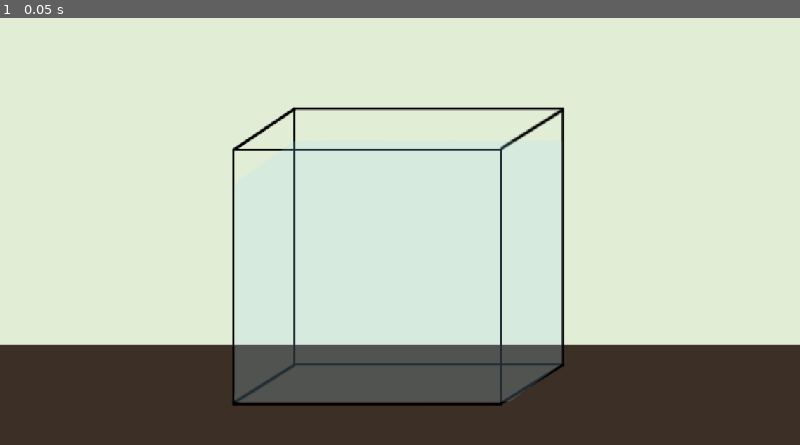
Above: before the commit, frame 1.
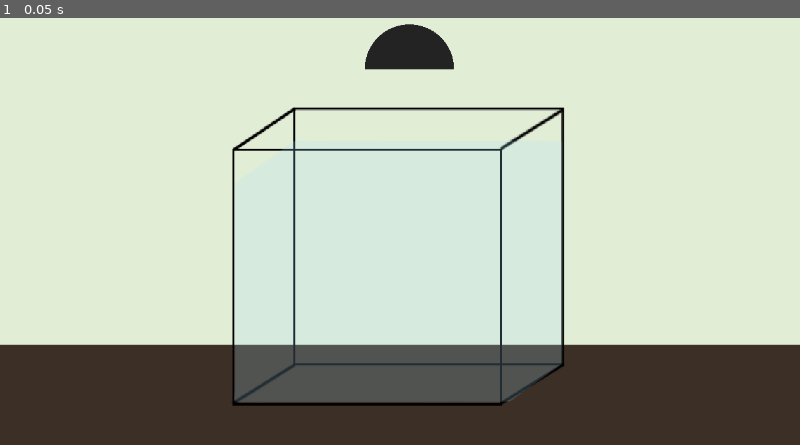
Above: after the commit, the same moment.

Repository: jac192133/Ecobana
Game: Godot game, scene res://scenes/RoomScene.tscn
Same seed, same stepped clock (60 frames per second), same inputs: the game is played once before the commit and once after it.
Inputs:
- Up to frame 1 (0.05 s): no input

The runs differ from the first frame. In frame 1, 1.0% of the frame differs, in the area x 45-57%, y 1-13%.

Commit message:
added lamp sprite

Diff:
--- a/godotecobana/scenes/RoomScene.tscn
+++ b/godotecobana/scenes/RoomScene.tscn
@@ -1,6 +1,7 @@
-[gd_scene load_steps=7 format=3 uid="uid://enjmj0ap4g8g"]
+[gd_scene load_steps=8 format=3 uid="uid://enjmj0ap4g8g"]
 
 [ext_resource type="Texture2D" uid="uid://2d2snvea8v4" path="res://assets/wall.png" id="1_fvtvw"]
+[ext_resource type="Texture2D" uid="uid://d0aigmqmag13w" path="res://assets/lamp.png" id="2_4orwx"]
 [ext_resource type="Texture2D" uid="uid://doa00vl4xw2uf" path="res://assets/table.png" id="3_73a6n"]
 [ext_resource type="Texture2D" uid="uid://cv2pyir3wuadn" path="res://assets/tank.png" id="4_vtdbg"]
 [ext_resource type="Texture2D" uid="uid://cmwfw2bvbrch2" path="res://assets/water.png" id="5_6y8bk"]
@@ -21,6 +22,11 @@
 scale = Vector2(1.19219, 1.06667)
 texture = ExtResource("1_fvtvw")
 
+[node name="Lamp" type="Sprite2D" parent="."]
+position = Vector2(82, -148)
+scale = Vector2(0.120413, 0.120413)
+texture = ExtResource("2_4orwx")
+
 [node name="Table" type="Sprite2D" parent="."]
 position = Vector2(84, 368.5)
 scale = Vector2(1.22656, 1.065)
Binary file added: godotecobana/assets/lamp.png
Not shown, added: godotecobana/assets/lamp.png.import
